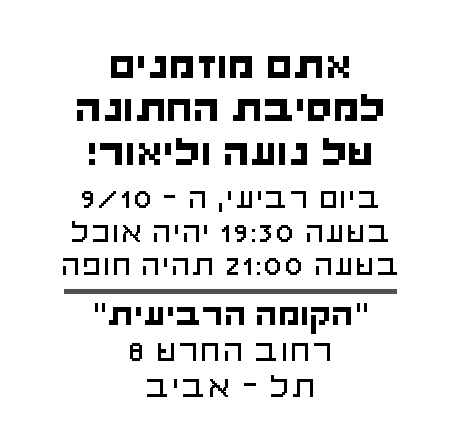
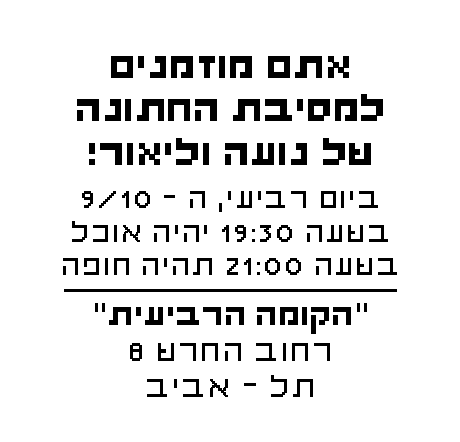
Layered file, before and after one edit (460 × 442). Changes by layer:
painted on "Layer 1" over [64, 289, 397, 294]
